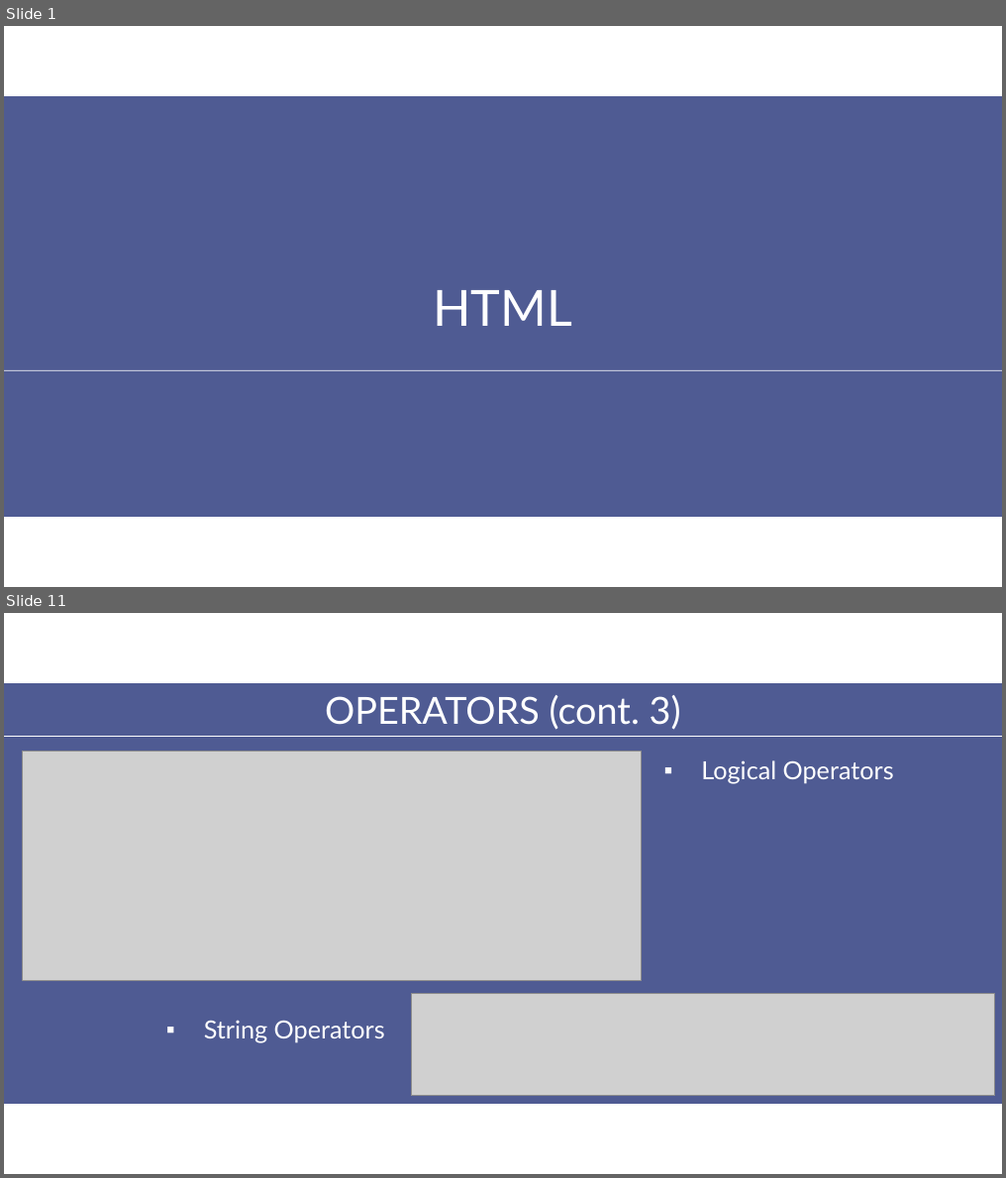
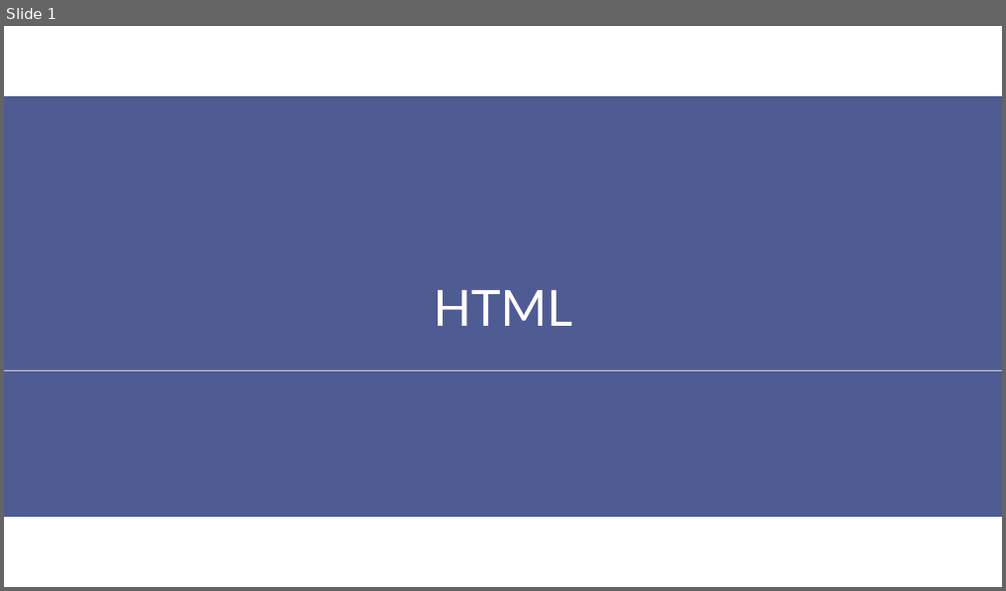
Before and after one commit to aptech-php/aptech-php-course, a slide deck: HTML-CSS-JS/slides/2-HTML.pptx. Shown one above the other, each under a label of ours: slides 1 and 11 before the commit, slide 1 after it; the slides between them are not shown. The pictures are 1006x1178 and 1006x591 pixels, drawn with LibreOffice and Linux fonts; fonts in the diff are those of the drawing; grey boxes stand for pictures. Boxes give left, top, right and bottom in pixels: in the first picture for what was removed or moved away, otherwise in the second. Text is boxed around its words. In the diff, an @@ line names an element or a change of style, - is before the commit and + after.

```diff
--- a/HTML-CSS-JS/slides/2-HTML.pptx
+++ b/HTML-CSS-JS/slides/2-HTML.pptx
@@ slide 11 removed at [4, 613, 1002, 1174], background #FFFFFF @@
@@ rectangle removed at [4, 683, 1002, 1104] @@
@@ text removed at [325, 695, 681, 730] @@
-OPERATORS (cont. 3)
@@ line removed from (4, 737) to (1002, 737) @@
@@ picture removed at [23, 752, 642, 981] @@
@@ text removed at [701, 761, 894, 784] @@
-▪ Logical Operators
@@ picture removed at [411, 994, 995, 1096] @@
@@ text removed at [204, 1020, 385, 1044] @@
-▪ String Operators
```
Also in this commit, not shown: 5 slides changed, 8 slides added, 10 other slides removed, 21 other files.
